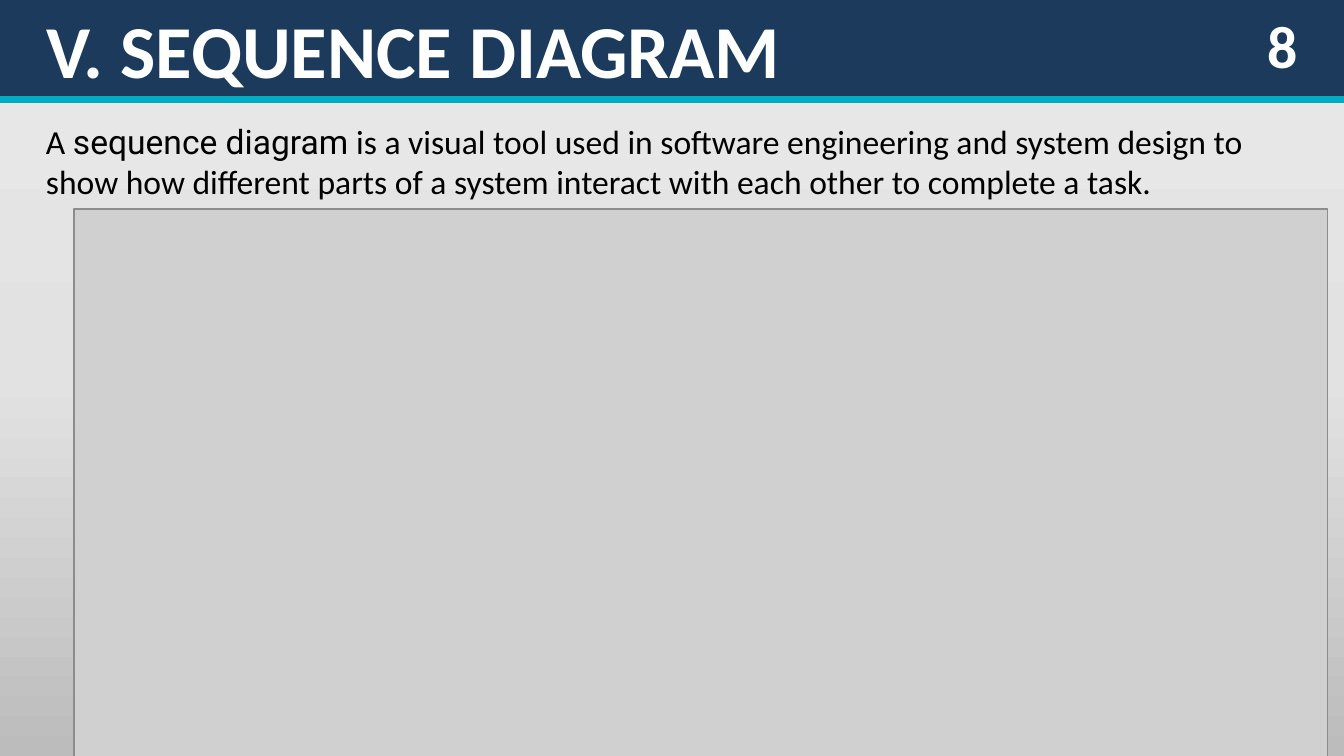
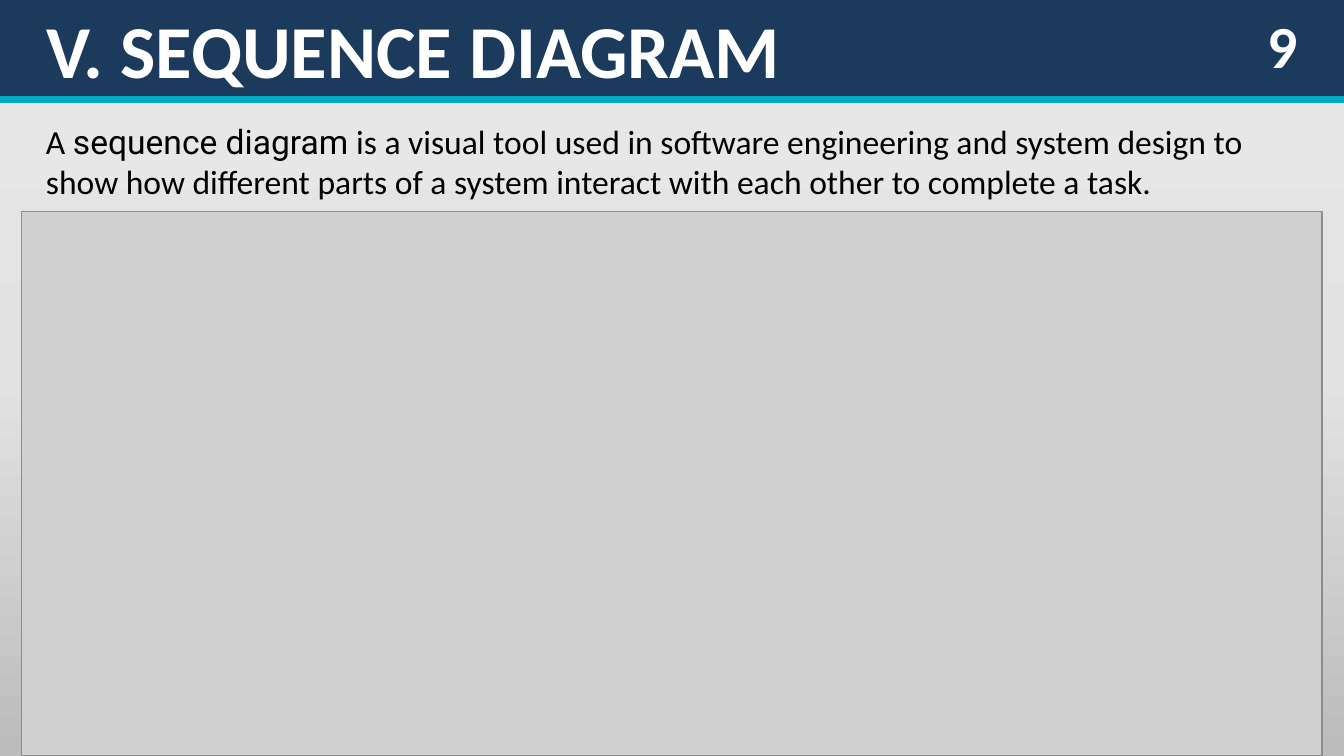
Before and after one commit to Sama-Mokom/CEF_440_Group_16, a slide deck: slide 10 of TASK 4/Group16 Task4.pptx (slide 9 before the commit). Drawn at 1344x756 pixels with LibreOffice and Linux fonts; fonts in the diff are those of the drawing; grey boxes stand for pictures. Boxes give left, top, right and bottom in pixels: in the first picture for what was removed or moved away, otherwise in the second. Text is boxed around its words. In the diff, an @@ line names an element or a change of style, - is before the commit and + after.

```diff
--- a/TASK 4/Group16 Task4.pptx
+++ b/TASK 4/Group16 Task4.pptx
@@ text at [1267,29,1297,68]: text changed @@
-8
+9
@@ picture: place and size @@
-picture at [74,210,1327,756]
+picture at [22,211,1322,755]
```
Also in this commit, not shown: 9 other slides changed, 1 slide added, 1 other file.
